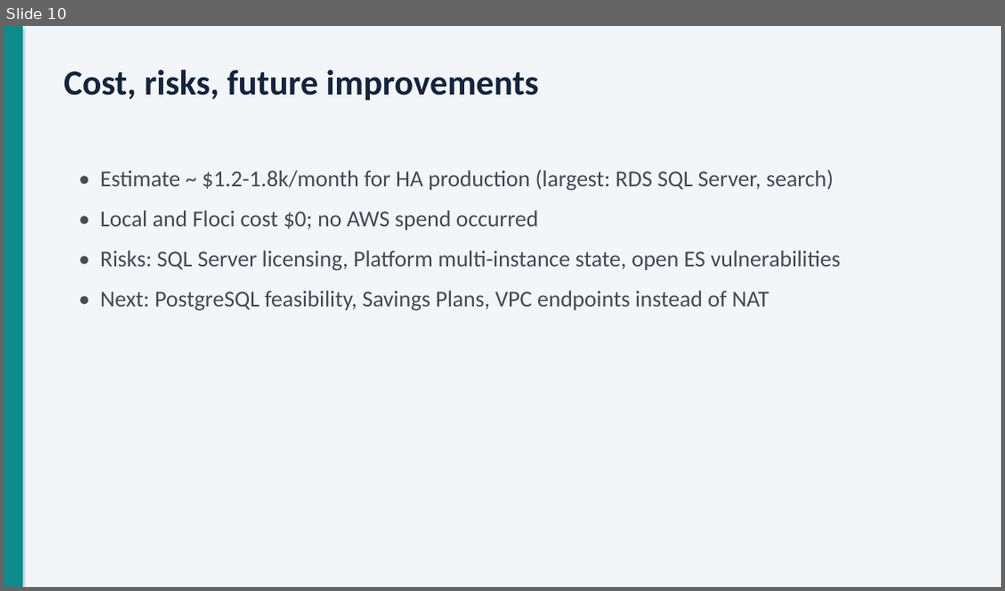
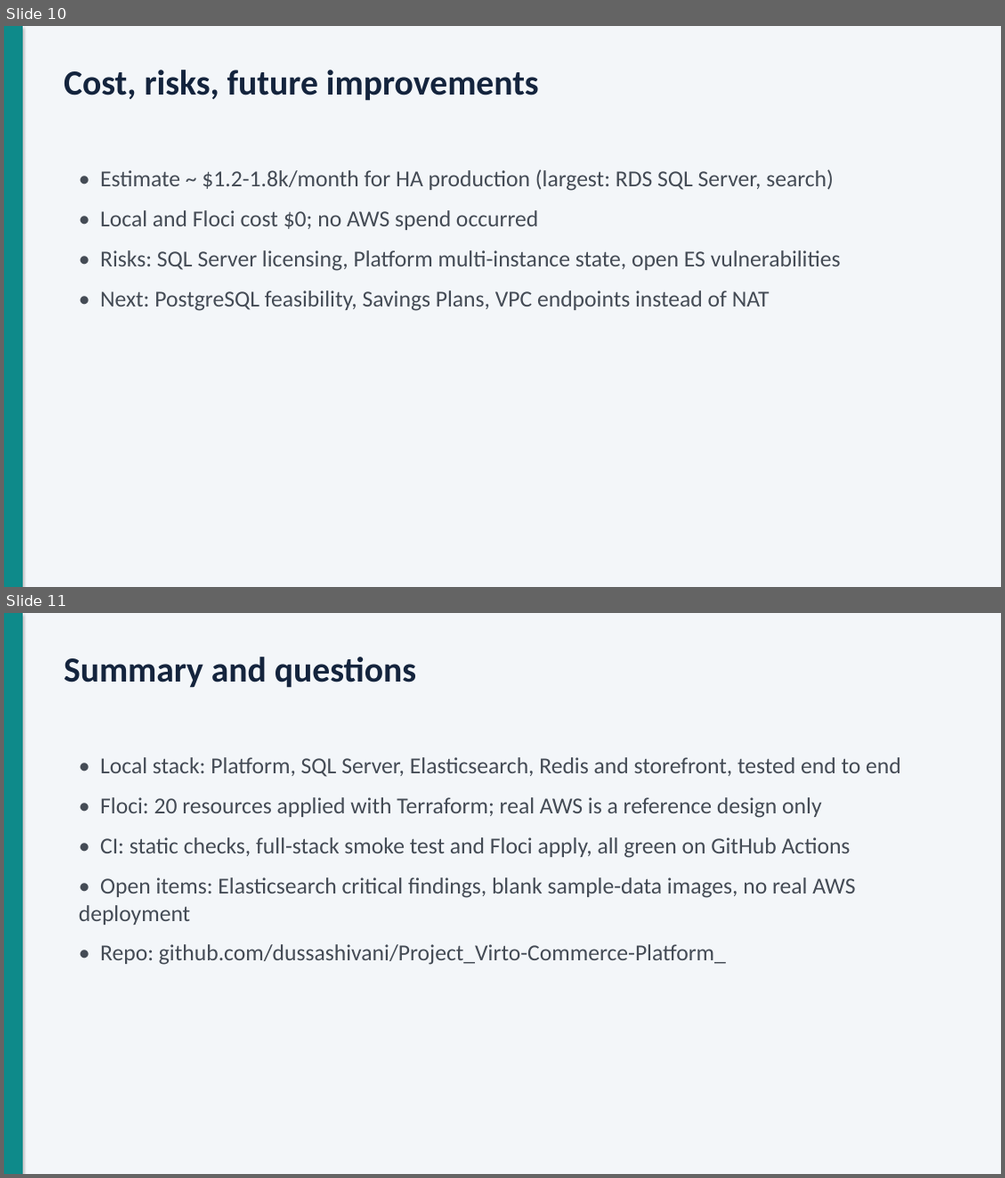
Before and after one commit to adarsh0331/Project_29_Virto_e-commerce, a slide deck: docs/presentation/Virto-AWS-DevOps-presentation.pptx. Shown one above the other, each under a label of ours: slide 10 before the commit, slides 10 and 11 after it. The pictures are 1005x591 and 1005x1178 pixels, drawn with LibreOffice and Linux fonts; fonts in the diff are those of the drawing. Boxes give left, top, right and bottom in pixels: in the first picture for what was removed or moved away, otherwise in the second. Text is boxed around its words. In the diff, an @@ line names an element or a change of style, - is before the commit and + after.

```diff
--- a/docs/presentation/Virto-AWS-DevOps-presentation.pptx
+++ b/docs/presentation/Virto-AWS-DevOps-presentation.pptx
@@ slide 11 added at [4, 613, 1001, 1174], background #F3F6F9 @@
@@ rectangle added at [4, 613, 23, 1174], fill #0E8A8A @@
@@ text added at [64, 657, 416, 688], 34 pt, text #14243D, bold @@
+Summary and questions
@@ text added at [79, 757, 901, 965], 22 pt, text #444B55 @@
+• Local stack: Platform, SQL Server, Elasticsearch, Redis and storefront, tested end to end
+• Floci: 20 resources applied with Terraform; real AWS is a reference design only
+• CI: static checks, full-stack smoke test and Floci apply, all green on GitHub Actions
+• Open items: Elasticsearch critical findings, blank sample-data images, no real AWS deployment
+• Repo: github.com/dussashivani/Project_Virto-Commerce-Platform_
```
Also in this commit, not shown: 1 slide changed, 1 slide removed.
